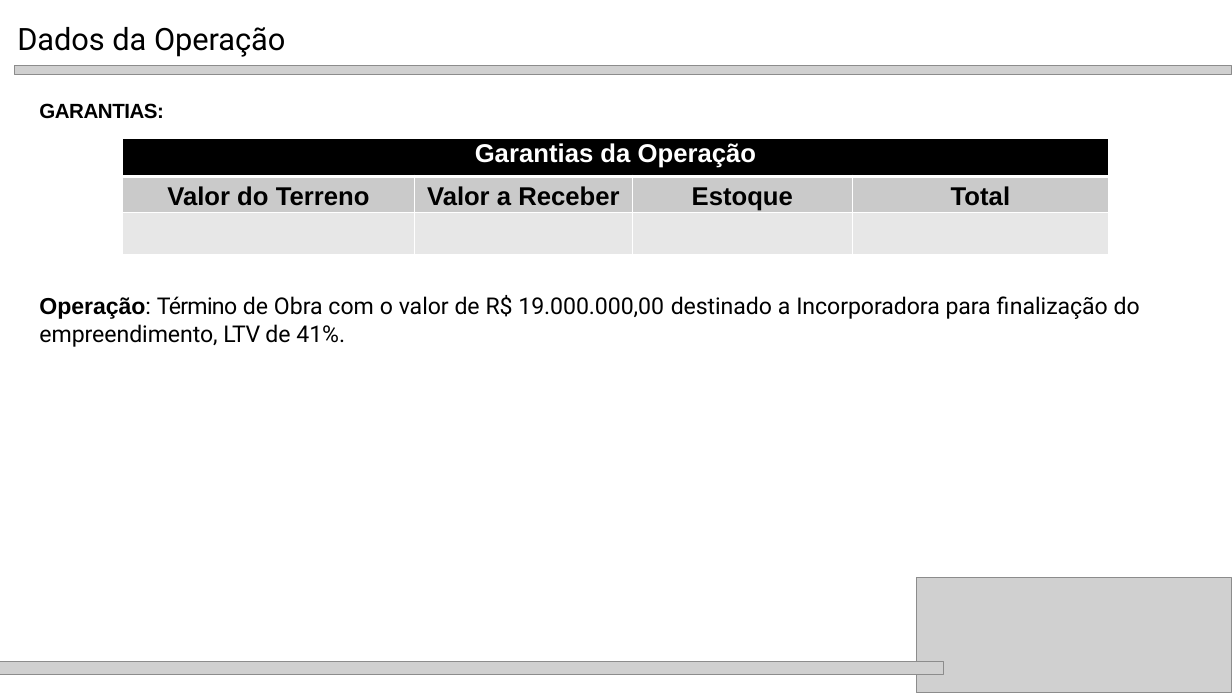
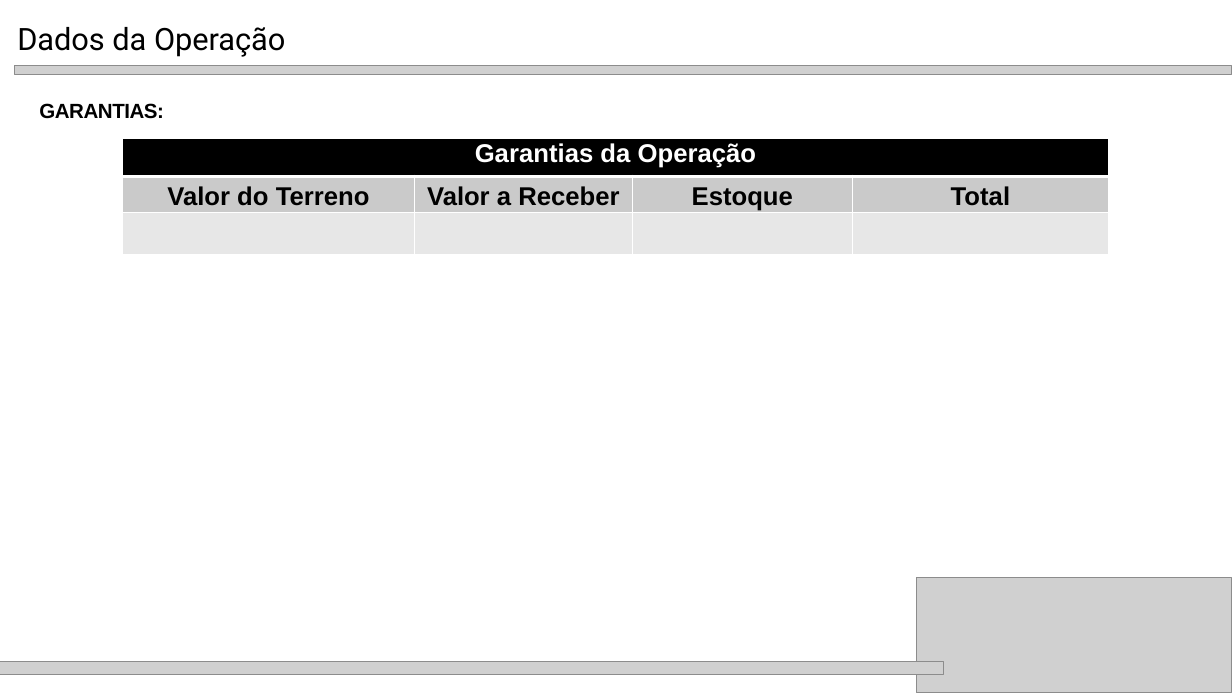
Before and after one commit to GustavoKiller64/estrutura-trabalho, a slide deck: slide 4 of teaser1.pptx. Drawn at 1232x693 pixels with LibreOffice and Linux fonts; fonts in the diff are those of the drawing; grey boxes stand for pictures; background and template pictures are left out. Boxes give left, top, right and bottom in pixels: in the first picture for what was removed or moved away, otherwise in the second. Text is boxed around its words. In the diff, an @@ line names an element or a change of style, - is before the commit and + after.

```diff
--- a/teaser1.pptx
+++ b/teaser1.pptx
@@ text removed at (39, 295, 1140, 347) @@
-Operação: Término de Obra com o valor de R$ 19.000.000,00 destinado a Incorporadora para finalização do
-empreendimento, LTV de 41%.
```
